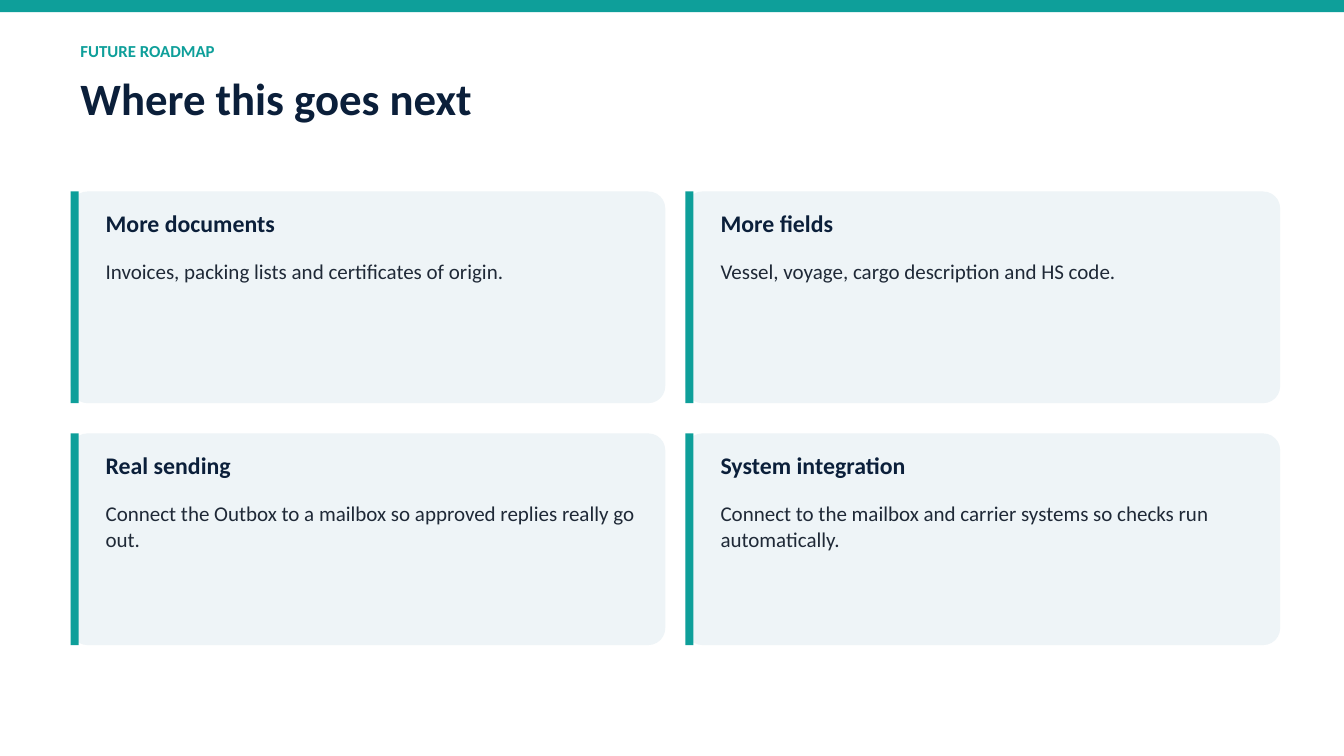
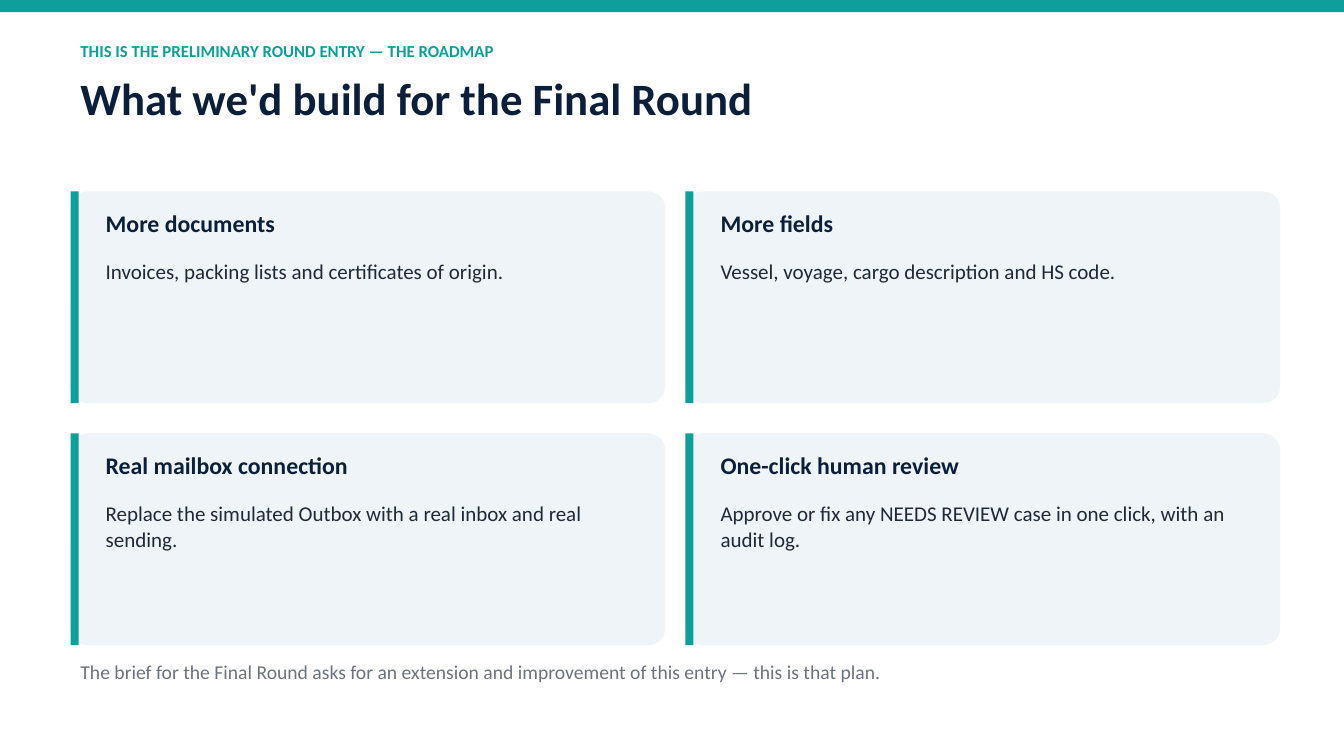
Before and after one commit to BryanWZH/Averis-unemployed-bums, a slide deck: slide 11 of docs/DocHarbor_slides.pptx. Drawn at 1344x756 pixels with LibreOffice and Linux fonts; fonts in the diff are those of the drawing. Boxes give left, top, right and bottom in pixels: in the first picture for what was removed or moved away, otherwise in the second. Text is boxed around its words. In the diff, an @@ line names an element or a change of style, - is before the commit and + after.

```diff
--- a/docs/DocHarbor_slides.pptx
+++ b/docs/DocHarbor_slides.pptx
@@ text at <box>80,46,494,57</box>: text changed @@
-FUTURE ROADMAP
+THIS IS THE PRELIMINARY ROUND ENTRY — THE ROADMAP
@@ text at <box>80,83,752,116</box>: text changed @@
-Where this goes next
+What we'd build for the Final Round
@@ text at <box>106,457,348,474</box>: text changed @@
-Real sending
+Real mailbox connection
@@ text at <box>721,457,959,474</box>: text changed @@
-System integration
+One-click human review
@@ text at <box>106,506,581,551</box>: text changed @@
-Connect the Outbox to a mailbox so approved replies really go out.
+Replace the simulated Outbox with a real inbox and real sending.
@@ text at <box>721,506,1224,551</box>: text changed @@
-Connect to the mailbox and carrier systems so checks run automatically.
+Approve or fix any NEEDS REVIEW case in one click, with an audit log.
@@ text added at <box>80,665,880,682</box>, 14 pt, text #6B7280 @@
+The brief for the Final Round asks for an extension and improvement of this entry — this is that plan.
```
Also in this commit, not shown: 1 other slide changed, 1 other file.
